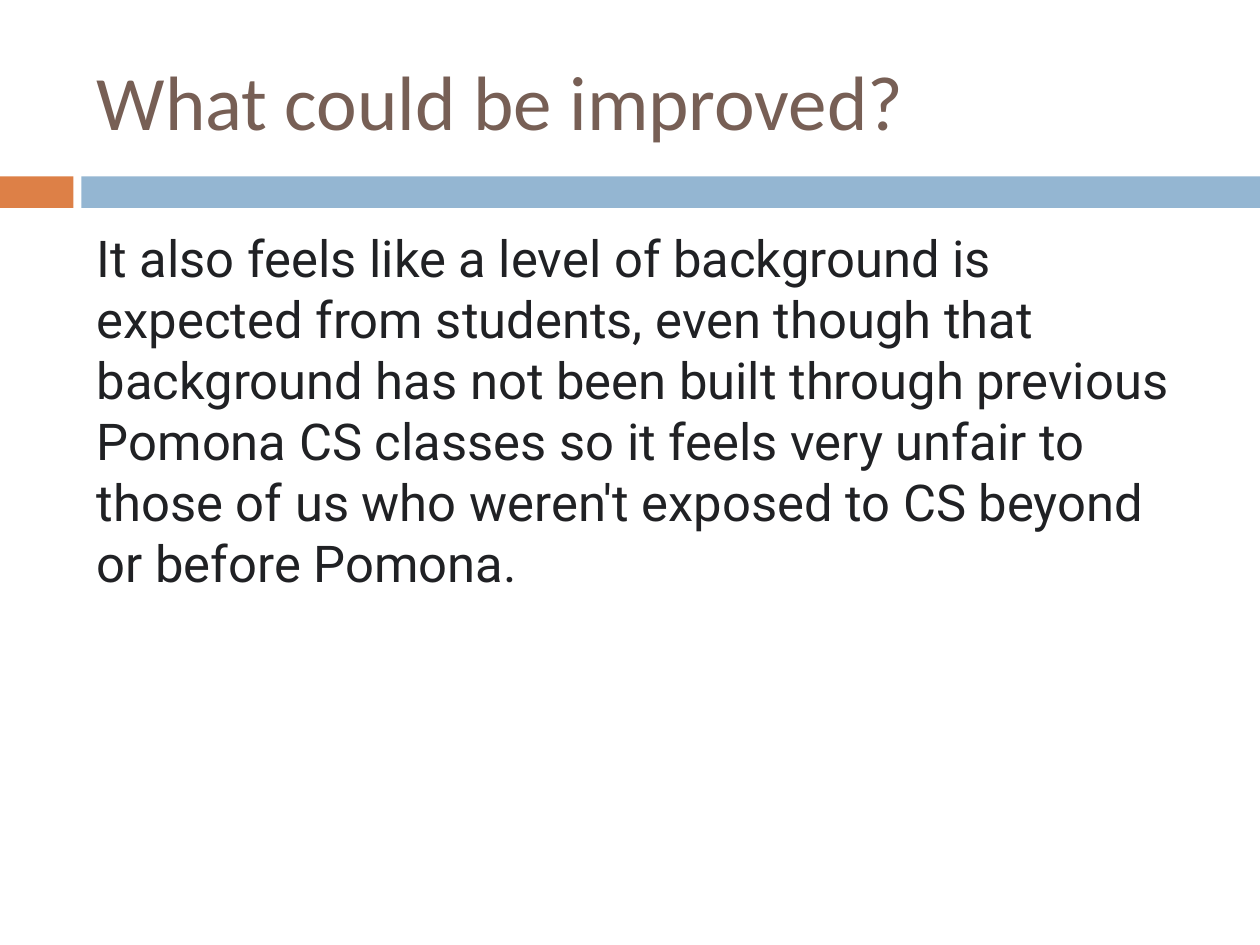
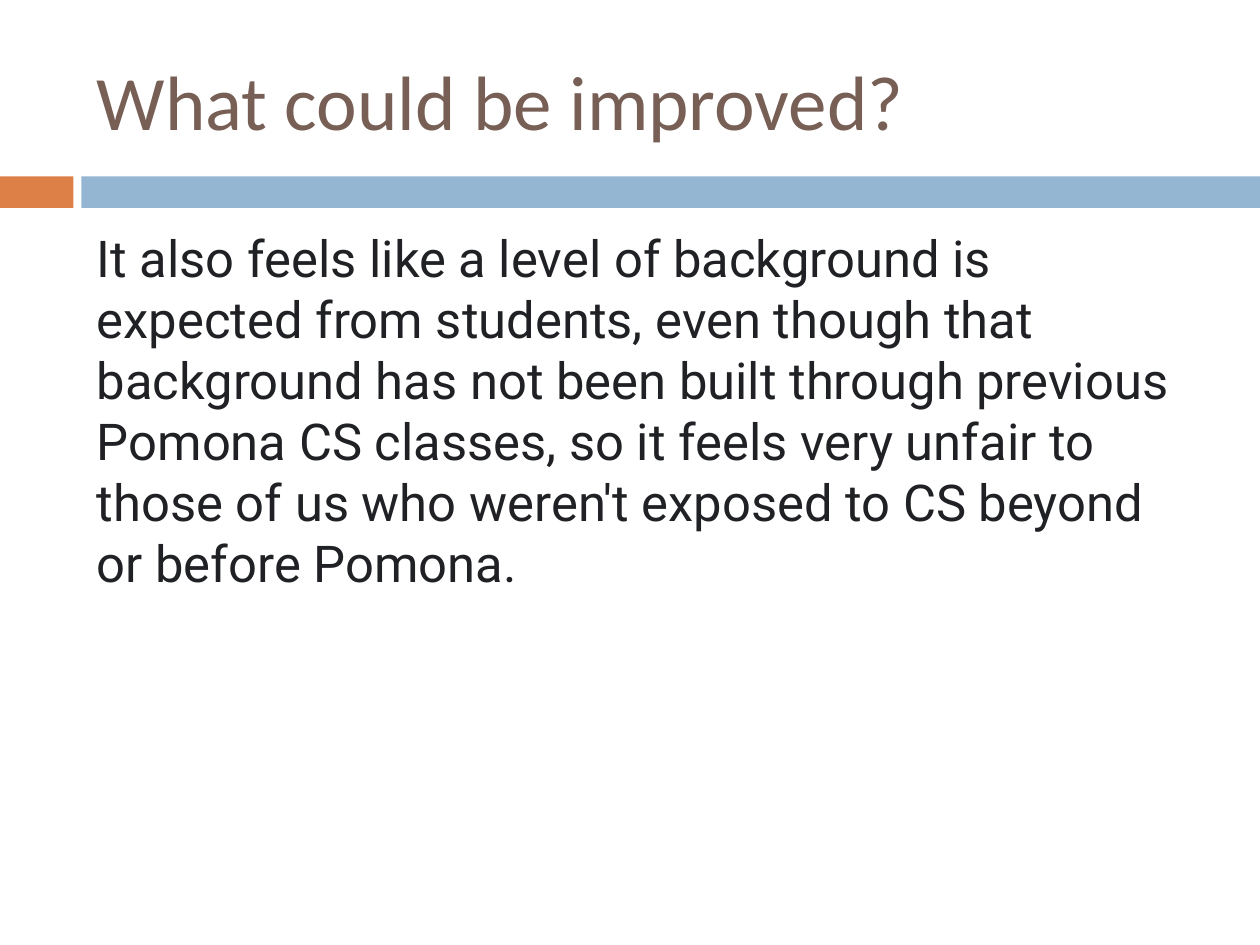
Before and after one commit to Collins-kariuk/Algorithms, a slide deck: slide 8 of Lectures/Lecture 12_Dynamic Programming_Even More Fun!.pptx. Drawn at 1260x945 pixels with LibreOffice and Linux fonts; fonts in the diff are those of the drawing. Boxes give left, top, right and bottom in pixels: in the first picture for what was removed or moved away, otherwise in the second. Text is boxed around its words. In the diff, an @@ line names an element or a change of style, - is before the commit and + after.

```diff
--- a/Lectures/Lecture 12_Dynamic Programming_Even More Fun!.pptx
+++ b/Lectures/Lecture 12_Dynamic Programming_Even More Fun!.pptx
@@ text at (97,238,1169,583): text changed @@
-It also feels like a level of background is expected from students, even though that background has not been built through previous Pomona CS classes so it feels very unfair to those of us who weren't exposed to CS beyond or before Pomona.
+It also feels like a level of background is expected from students, even though that background has not been built through previous Pomona CS classes, so it feels very unfair to those of us who weren't exposed to CS beyond or before Pomona.
```
Also in this commit, not shown: 6 other slides changed.
